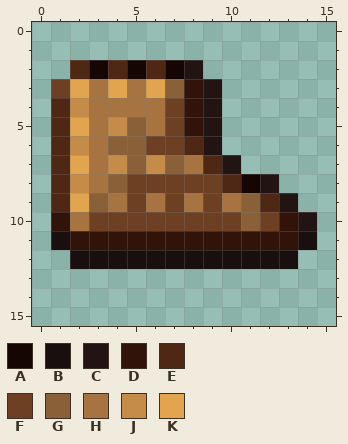
Two versions of one pixel-art file, resources/gfx/ui/icons/items/sporecaller_root_wraps.aseprite. The first picture shows the starting point.
16x16 pixels, 1 frame. Colours within 5 levels of each other are drawn and written as one.
Palette (. is transparent): A #150503  B #190f0e  C #221412  D #32130a  E #4f2715  F #6d4024  G #8a6038  H #a77441  J #c58b48  K #e2a44e
Pixels before, first column x 1:
 2 .EAEAEAC......
 3 FKHKHKGDC.....
 4 EJHHHHFDC.....
 5 EKHJGHFDC.....
 6 EJHGGFFEC.....
 7 EKHJGJGHEC....
 8 EJHGFFFFFEAC..
 9 EKGHFHFHFHGEC.
10 DHFFFFFFFFGFDC
11 BDDDDDDDDDDDDB
12 .BBBBBBBBBBBB.
The same view after the edit:
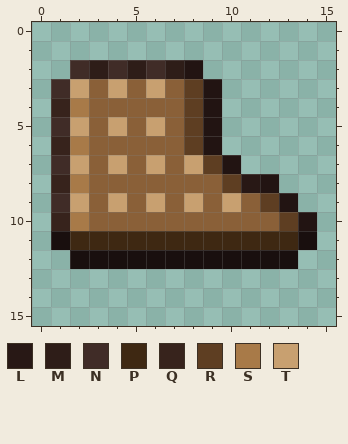
Colours new in this view: L #281815  M #2e1d18  N #402c27  P #3e2812  Q #37231c  R #5e3e22  S #a87a48  T #c8a070
The exact change:
Changed rows in their new state; - is an unchanged pixel.
first column x 1:
 2 -NMNMNM------
 3 NTGTGT-R-----
 4 QSGGGGGR-----
 5 NTGT-TGR-----
 6 QSG--GGR-----
 7 NTGT-T-TR----
 8 QSG-GGGGGRL--
 9 NT-TGTGTGT-R-
10 QSGGGGGGGG-GR
11 -PPPPPPPPPPPP
